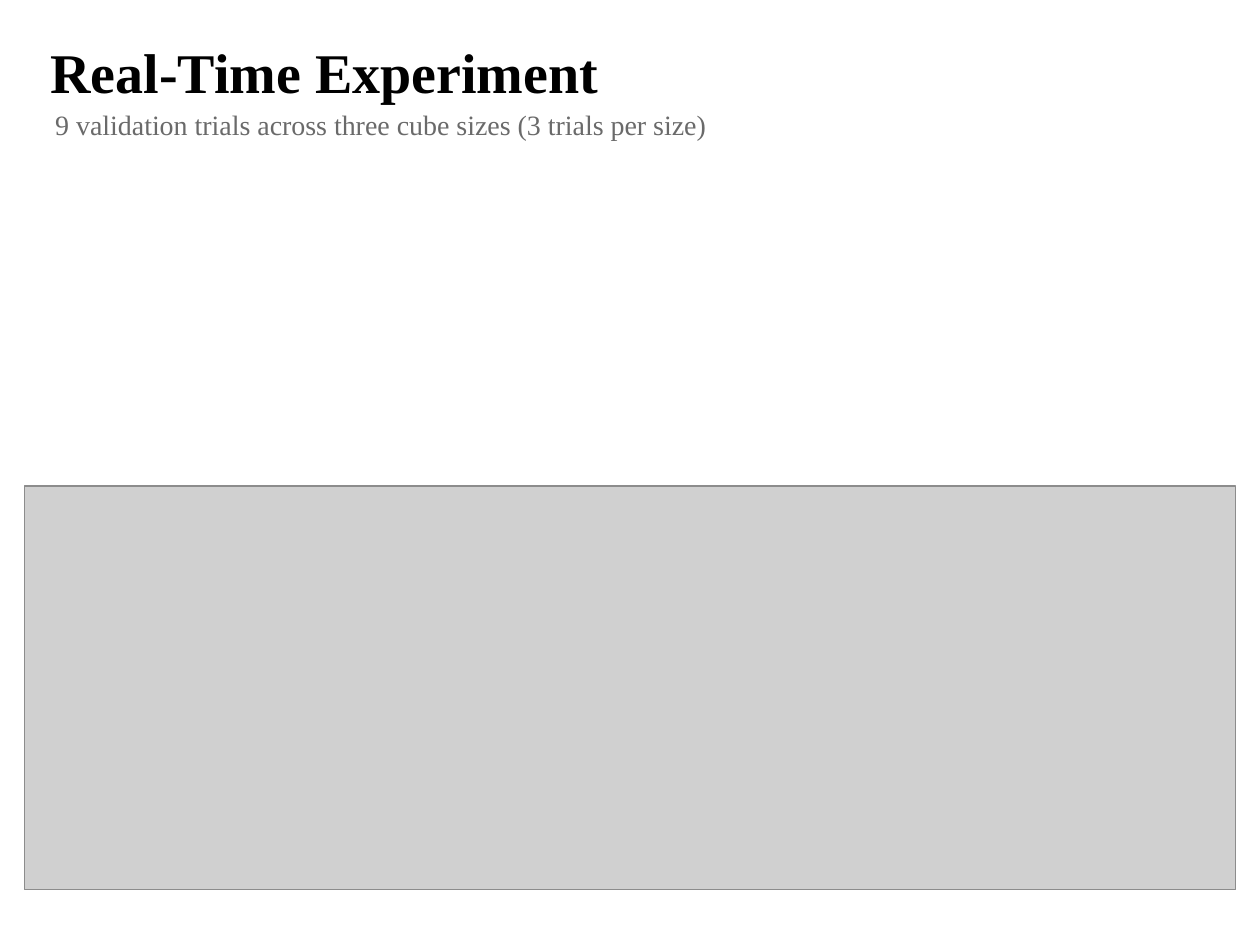
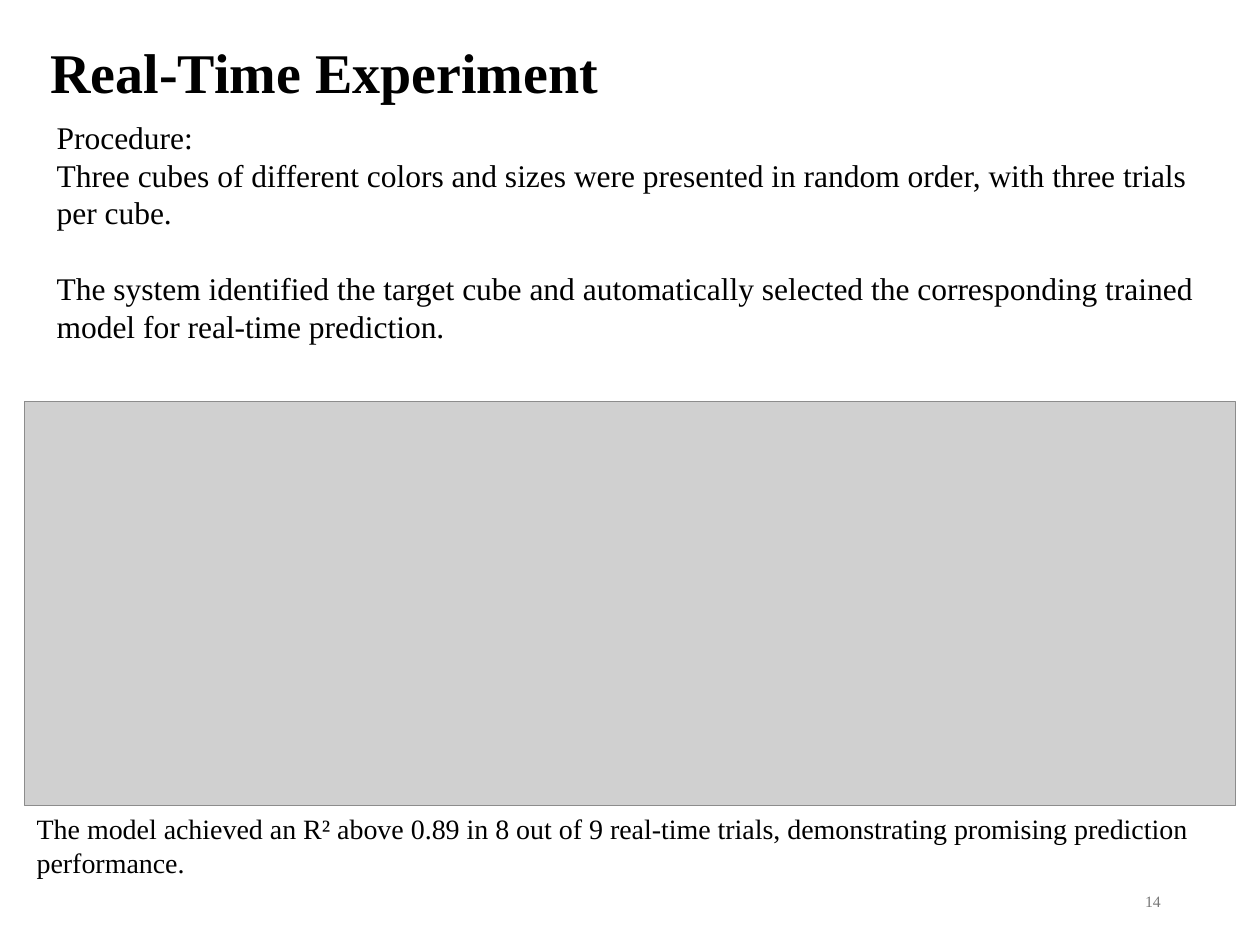
Before and after one commit to DiXiQing/Multimodal_Imitation_Learning, a slide deck: slide 14 of Zemi/2026-10-28-Di.pptx. Drawn at 1260x945 pixels with LibreOffice and Linux fonts; fonts in the diff are those of the drawing; grey boxes stand for pictures. Boxes give left, top, right and bottom in pixels: in the first picture for what was removed or moved away, otherwise in the second. Text is boxed around its words. In the diff, an @@ line names an element or a change of style, - is before the commit and + after.

```diff
--- a/Zemi/2026-10-28-Di.pptx
+++ b/Zemi/2026-10-28-Di.pptx
@@ text removed at [55, 115, 706, 141] @@
-9 validation trials across three cube sizes (3 trials per size)
@@ text added at [57, 127, 1192, 344], 18 pt, text #000000 @@
+Procedure:
+Three cubes of different colors and sizes were presented in random order, with three trials per cube.
+The system identified the target cube and automatically selected the corresponding trained model for real-time prediction.
@@ picture: place and size @@
-picture at [24, 486, 1236, 890]
+picture at [24, 402, 1236, 805]
@@ text added at [37, 819, 1187, 879], 16 pt, text #000000 @@
+The model achieved an R² above 0.89 in 8 out of 9 real-time trials, demonstrating promising prediction performance.
@@ page number added at [1145, 896, 1161, 907], 9 pt, text #797979 @@
+14
```
Also in this commit, not shown: 11 other slides changed, 3 slides added, 3 slides removed, 5 other files.
